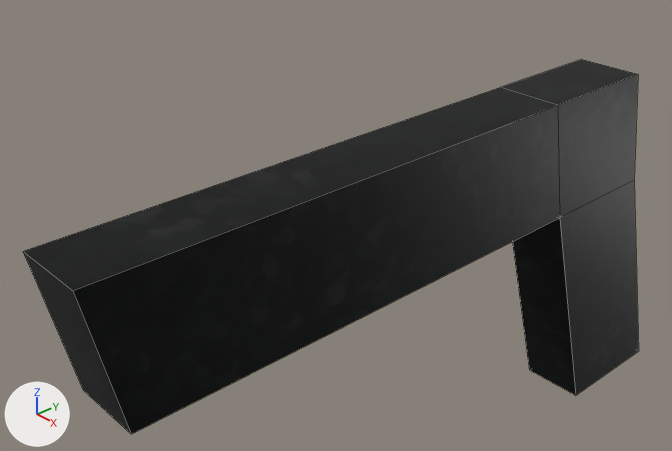
The Blender file data/source/Pistol.blend: old version first, new version second.
Before and after are seen from a camera (50 mm lens) standing at (0.601, -0.952, 0.404) and looking at (-0.096, -0.321, -0.08). Every picture has the same lights, and +X, +Y and +Z are marked at lower left. Mesh edges are drawn as thin lines.

In view in the first picture: 'Pistol'.
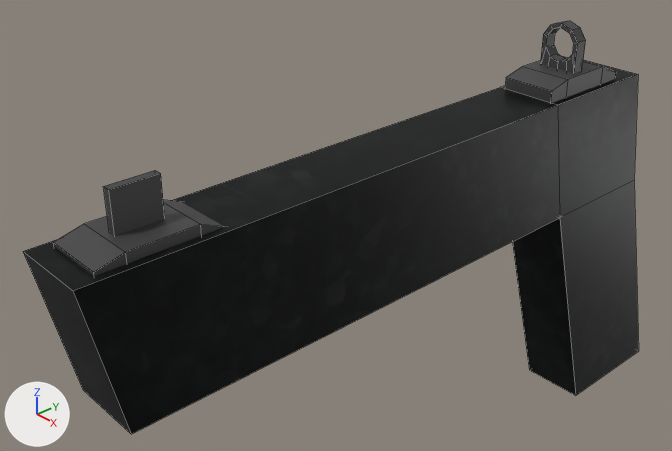
The newer file is also turned or shifted as a whole; pictures and numbers use the older file's frame.

Location of each change, [x1, y1, x2, y2] in pixels of the pictures (672 x 451 px):
'Cube.001', added
    after: [53, 200, 224, 276]
'Cube.002', added (black)
    after: [103, 170, 165, 237]
'Cube', added
    after: [505, 56, 616, 103]
'Circle', added
    after: [540, 21, 586, 73]

The change, as a diff of the scene's bpy script:
```diff
--- a/data/source/Pistol.blend.py
+++ b/data/source/Pistol.blend.py
@@ mat_material_001 @@
+mat_material_001 = principled_material('Material.001')
+mat_material_001.base_color = (0.053, 0.053, 0.053)  # black #414141
@@ me_cube_003 @@
+me_cube_003.from_pydata(...)  # a box spanning x -1.0..1.0, y -1.0..1.0, z -1.0..1.0
+me_cube_003.materials.append(mat_material_001)  # black #414141
@@ me_cube_002 @@
+me_cube_002.from_pydata(...)  # 16 vertices, 14 faces; spans x -1.0..1.0, y -1.0..1.0, z -1.0..1.0
+me_cube_002.materials.append(mat_material_001)  # black #414141
@@ me_circle @@
+me_circle.from_pydata(...)  # 40 vertices, 40 faces; spans x -0.0183..0.0183, y -0.0085..0.0035, z 0.0009..0.0594
+me_circle.materials.append(mat_material_001)  # black #414141
@@ ob_cube_002 @@
+ob_cube_002 = bpy.data.objects.new('Cube.002', me_cube_003)
+ob_cube_002.location = (0.0, -0.6228, 0.0741)
+ob_cube_002.scale = (0.00407, 0.0232, 0.0271)
@@ ob_cube_001 @@
+ob_cube_001 = bpy.data.objects.new('Cube.001', me_cube_002)
+ob_cube_001.location = (0.0, -0.6175, 0.0441)
+ob_cube_001.scale = (0.0321, 0.0634, 0.0165)
@@ ob_cube @@
+ob_cube = bpy.data.objects.new('Cube', me_cube_002.copy())
+ob_cube.location = (0.0, -0.0518, 0.0552)
+ob_cube.scale = (0.0321, 0.0634, 0.0165)
@@ ob_circle @@
+ob_circle = bpy.data.objects.new('Circle', me_circle)
+ob_circle.location = (0.0, -0.0526, 0.0482)
+ob_circle.scale = (1.29, 1.29, 1.29)
```
